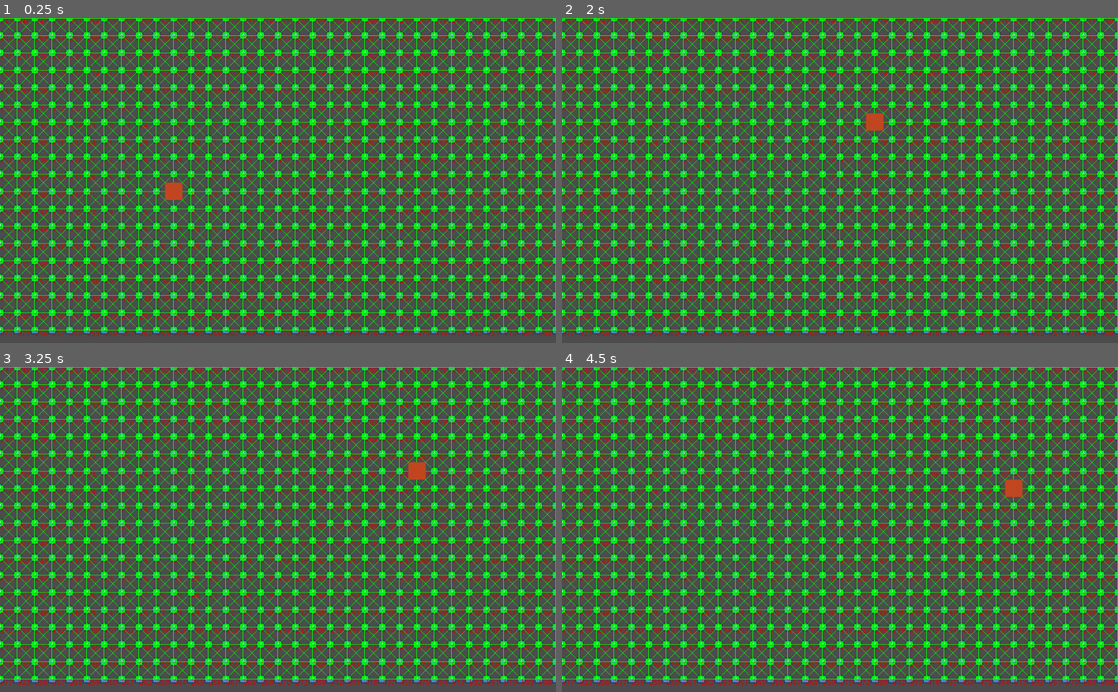
Above: before the commit, frames 1-4 (two rows, left to right).
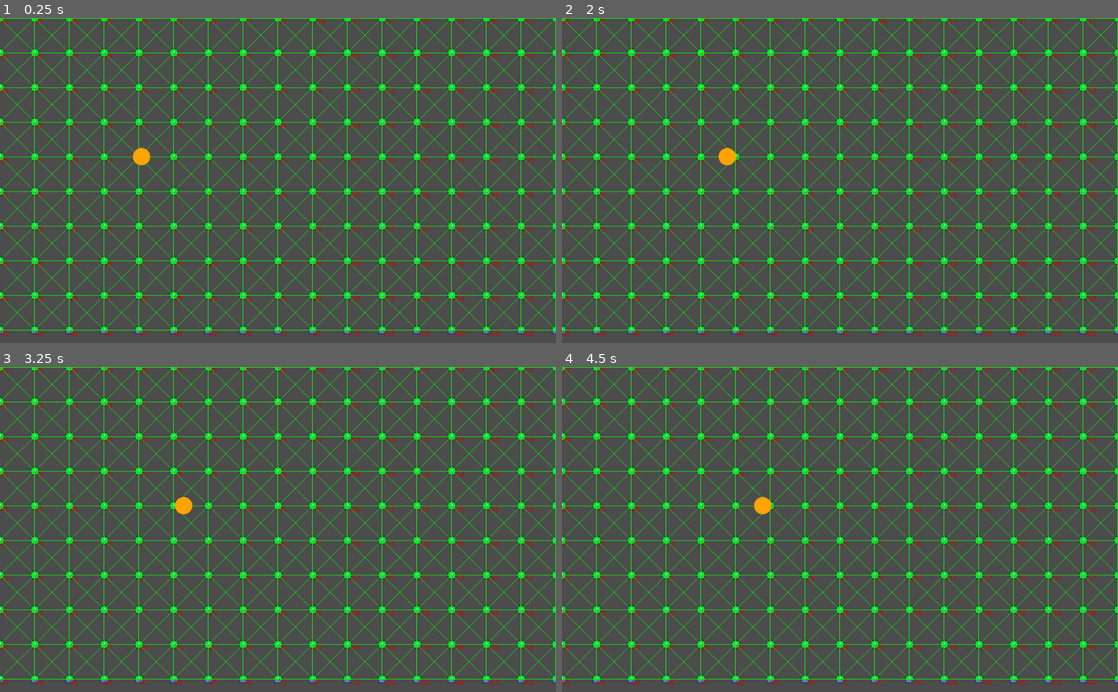
Above: after the commit, the same moments.

Repository: Nabiz/ZombieGameAI
Game: Godot game, scene res://Main.tscn
The game is run twice, just before and just after one commit, with the same random seed, the same clock (stepped at 60 frames per second) and the same inputs. The engine's default icon, where the game draws it, is replaced by a stand-in: a white triangle on a blue panel in a dark square.
Inputs:
- Up to frame 1 (0.25 s): no input
- Up to frame 2 (2 s): no input
- Up to frame 3 (3.25 s): no input
- Up to frame 4 (4.5 s): no input

The runs differ from the first frame. In frame 1, 27% of the frame differs, in the area x 0-100%, y 0-98%; in frame 2, 27%; in frame 3, 27%; in frame 4, 27%.

Commit message:
add bot scene

Diff:
--- /dev/null
+++ b/BotShooter/Bot.gd
@@ -0,0 +1,47 @@
+extends Node2D
+
+var astar
+var health
+var ammo
+
+export var vertex = 1
+var destination = null
+var destination_id = null
+
+var speed = 25
+var path = []
+var direction
+
+func _ready():
+	astar = MyAstar.new()
+	#vertex = 1
+	position = Utils.graph.get_vertex(vertex).position
+
+func _process(delta):
+	if destination:
+		if position.distance_to(destination) < 4:
+			position = destination
+			vertex = destination_id
+			destination_id = null
+			destination = null
+		else:
+			position += delta * speed * direction
+	else:
+		if path:
+			destination_id = path.pop_front()
+			destination = Utils.graph.get_vertex(destination_id).position
+			direction = (destination - position).normalized()
+			print(path)
+		else:
+			search_for_new_path(Utils.graph.vertices[randi() % len(Utils.graph.vertices)].id)
+
+func search_for_new_path(target):
+	var astar_result = astar.search(vertex, target)
+	var v = astar_result[target]
+	path = []
+	while v != null:
+		path.push_front(v)
+		v = astar_result[v]
+
+func _draw():
+	draw_circle(Vector2.ZERO, 16, Color.orange)
--- a/BotShooter/Bot.tscn
+++ b/BotShooter/Bot.tscn
@@ -1,13 +1,6 @@
-[gd_scene format=2]
+[gd_scene load_steps=2 format=2]
+
+[ext_resource path="res://Bot.gd" type="Script" id=1]
 
 [node name="Bot" type="Node2D"]
-
-[node name="ColorRect" type="ColorRect" parent="."]
-margin_left = -16.0
-margin_top = -16.0
-margin_right = 16.0
-margin_bottom = 16.0
-color = Color( 0.760784, 0.278431, 0.129412, 1 )
-__meta__ = {
-"_edit_use_anchors_": false
-}
+script = ExtResource( 1 )
--- a/BotShooter/Graph/Astar.gd
+++ b/BotShooter/Graph/Astar.gd
@@ -18,8 +18,11 @@
 			queue.append(v.id)
 	distance[id_source] = 0
 
+
 	while not queue.empty():
 		var u_id = get_id_of_smallest_dist_in_queue(queue, distance)
+		if u_id == null:
+			break
 		queue.erase(u_id)
 		for v_id in graph.get_vertex(u_id).get_neighbors():
 			var alt = distance[u_id] + graph.get_edge(u_id, v_id).cost
--- a/BotShooter/Graph/Vertex.gd
+++ b/BotShooter/Graph/Vertex.gd
@@ -13,7 +13,7 @@
 	for i in range(-1, 2):
 		for j in range(-1, 2):
 			if not (i == 0 and j == 0):
-				var neighbor = create_neighbor(position+Vector2(i*32,j*32))
+				var neighbor = create_neighbor(position+Vector2(i*64,j*64))
 				if neighbor:
 					neighbors.append(neighbor)
 					graph.add_edge(id, neighbor.id)
--- a/BotShooter/Graph/Vertex.tscn
+++ b/BotShooter/Graph/Vertex.tscn
@@ -4,7 +4,7 @@
 [ext_resource path="res://Graph/Vertex.gd" type="Script" id=2]
 
 [sub_resource type="CircleShape2D" id=1]
-radius = 15.0
+radius = 31.0
 
 [node name="Vertex" type="Area2D"]
 script = ExtResource( 2 )
--- a/BotShooter/Main.gd
+++ b/BotShooter/Main.gd
@@ -8,27 +8,3 @@
 
 func _ready():
 	astar = MyAstar.new()
-	bot = $Bot
-
-
-func _process(delta):
-	var x
-	if flag:
-		flag = false
-		x = astar.search(source, target)
-		var safe_target = target
-		#print(x)
-		#print(target)
-		bot.position = Utils.graph.get_vertex(target).position
-		while target:
-			safe_target = target
-			bot.position = Utils.graph.get_vertex(target).position
-			target = x[target]
-			#print(target)
-			yield(get_tree().create_timer(0.2), "timeout")
-
-		source = Utils.graph.vertices[randi() % len(Utils.graph.vertices)].id
-		target = safe_target
-		#prints("NOWY CEL", source)
-		#prints("TARGET", target)
-		flag = true
--- a/BotShooter/Main.tscn
+++ b/BotShooter/Main.tscn
@@ -51,3 +51,4 @@
 polygon = PoolVector2Array( 80, 80, 80, 296, 184, 328, 152, 368, 56, 328, 56, 72 )
 
 [node name="Bot" parent="." instance=ExtResource( 3 )]
+vertex = 2
